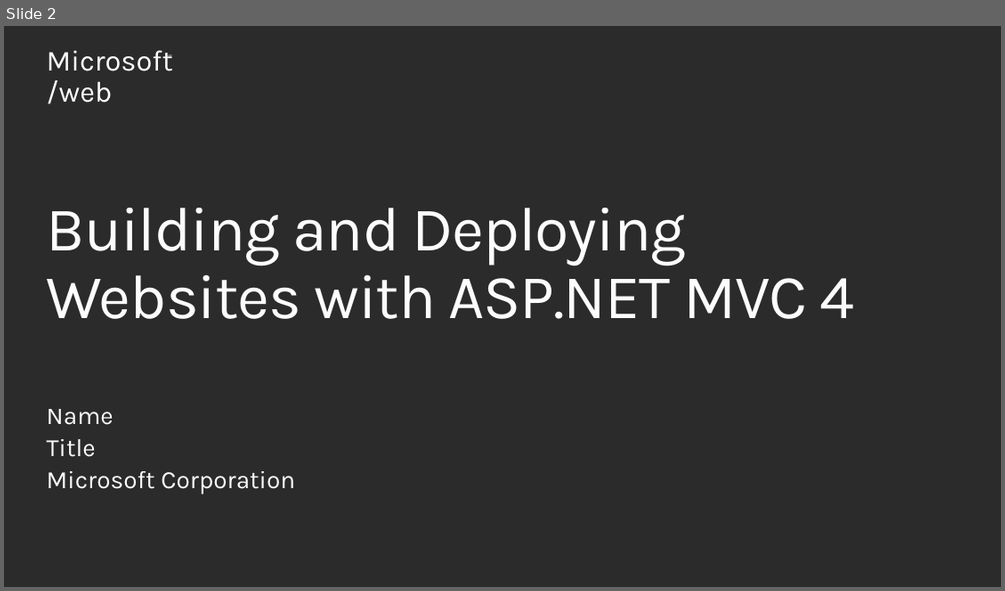
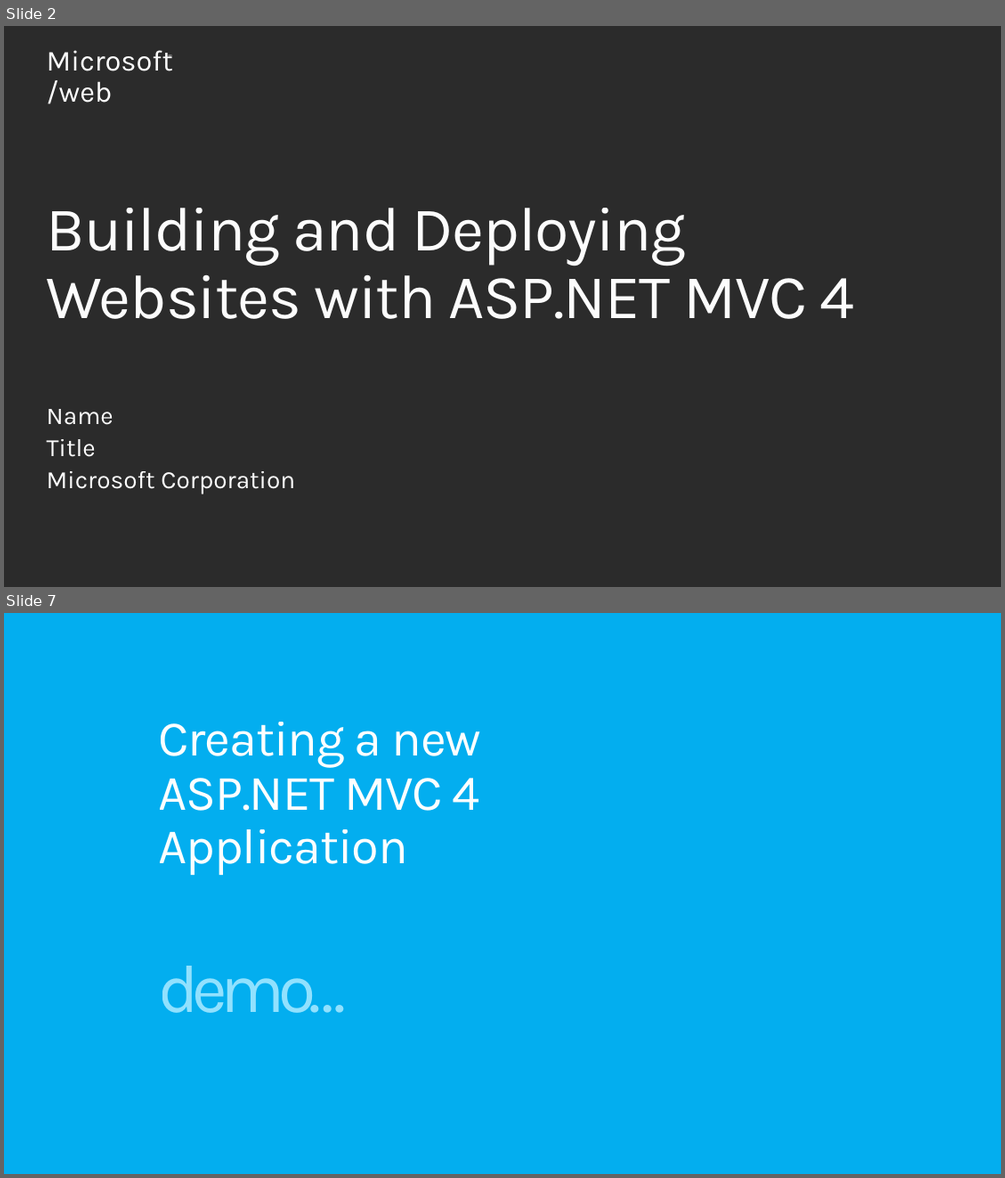
Before and after one commit to Microsoft-Web/PRESENTATION-BuildingDeployingMVC4, a slide deck: BuildingDeployingMVC4.pptx. Shown one above the other, each under a label of ours: slide 2 before the commit, slides 2 and 7 after it; the slides between them are not shown. The pictures are 1005x591 and 1005x1178 pixels, drawn with LibreOffice and Linux fonts; fonts in the diff are those of the drawing; background and template pictures are left out; a plain dark background stands for a picture behind light text. Boxes give left, top, right and bottom in pixels: in the first picture for what was removed or moved away, otherwise in the second. Text is boxed around its words. In the diff, an @@ line names an element or a change of style, - is before the commit and + after.

```diff
--- a/BuildingDeployingMVC4.pptx
+++ b/BuildingDeployingMVC4.pptx
@@ slide 7 added at (4, 613, 1001, 1174), background #00AEEF @@
@@ title added at (159, 722, 482, 875), 48 pt, text #FFFFFF at 98% opacity @@
+Creating a new ASP.NET MVC 4
+Application
@@ text added at (159, 965, 347, 1013), 66 pt, text #93E2FF @@
+demo…
```
Also in this commit, not shown: 1 slide changed, 7 other slides added, 1 slide removed.
